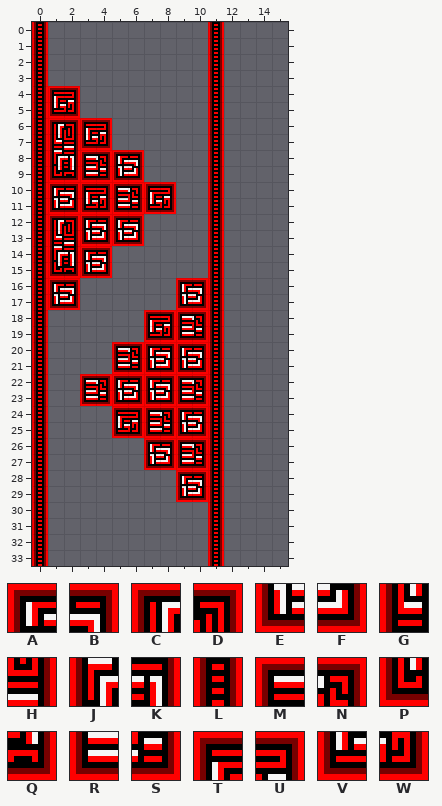
Tiled map, stored at tiled/tmx/red/red_medium_1.tmx. Above, as it was before the edit.
Cells are 8x8 px. Shown: x 0..15, y 0..33. The old version is drawn lined up with the new one.
Key: from "tiles_red": A 0, B 1, C 8, D 9, E 37, F 38, G 45, H 46, J 82, K 83, L 108, M 111, N 112, P 119, Q 120, R 148, S 149, T 222, U 223, V 259, W 260.
_ is an empty cell.
Layer "border" before, first column x 0:
 0 L__________L____
 1 L__________L____
 2 L__________L____
 3 L__________L____
 4 L__________L____
 5 L__________L____
 6 L__________L____
 7 L__________L____
 8 L__________L____
 9 L__________L____
10 L__________L____
11 L__________L____
12 L__________L____
13 L__________L____
14 L__________L____
15 L__________L____
16 L__________L____
17 L__________L____
18 L__________L____
19 L__________L____
20 L__________L____
21 L__________L____
22 L__________L____
23 L__________L____
24 L__________L____
25 L__________L____
26 L__________L____
27 L__________L____
28 L__________L____
29 L__________L____
30 L__________L____
31 L__________L____
32 L__________L____
33 L__________L____
Layer "Tile Layer 1" before, first column x 0:
 0 ________________
 1 ________________
 2 ________________
 3 ________________
 4 _TU_____________
 5 _VW_____________
 6 _CDTU___________
 7 _GHVW___________
 8 _JKMNAB_________
 9 _PQRSEF_________
10 _ABTUMNTU_______
11 _EFVWRSVW_______
12 _CDABAB_________
13 _GHEFEF_________
14 _JKAB___________
15 _PQEF___________
16 _AB______AB_____
17 _EF______EF_____
18 _______TUMN_____
19 _______VWRS_____
20 _____MNABAB_____
21 _____RSEFEF_____
22 ___MNABABMN_____
23 ___RSEFEFRS_____
24 _____TUMNAB_____
25 _____VWRSEF_____
26 _______ABMN_____
27 _______EFRS_____
28 _________AB_____
29 _________EF_____
30 ________________
31 ________________
32 ________________
33 ________________
The result:
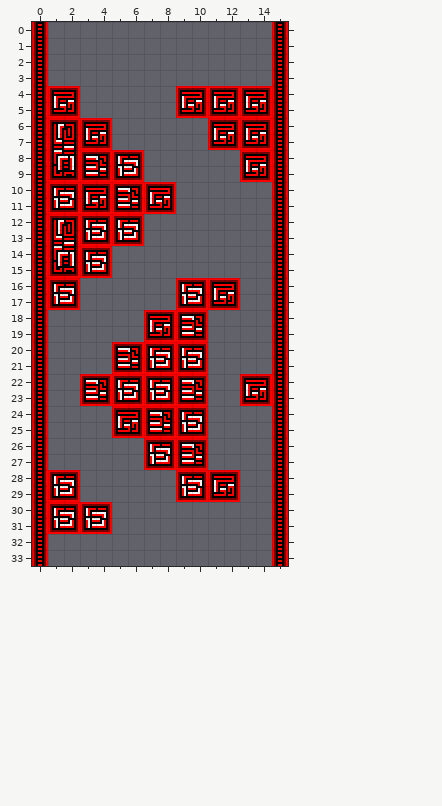
From the commit log: red segments overhaul - done!
From old to new:
map size 12x34 -> 16x34 cells
Layer "border":
The edit adds tile L in rows 0 to 33 at x 15.
The author cleared tile L in rows 0 to 33 at x 11.
Layer "Tile Layer 1":
The edit adds tile A in row 28 at x 1; in row 30 at x 1 and 3.
The edit adds tile B in row 28 at x 2; in row 30 at x 2 and 4.
The edit adds tile E in row 29 at x 1; in row 31 at x 1 and 3.
The edit adds tile F in row 29 at x 2; in row 31 at x 2 and 4.
The edit adds tile T in row 4 at x 9, 11 and 13; in row 6 at x 11 and 13; in row 8 at x 13; in row 16 at x 11; in row 22 at x 13; in row 28 at x 11.
The edit adds tile U in row 4 at x 10, 12 and 14; in row 6 at x 12 and 14; in row 8 at x 14; in row 16 at x 12; in row 22 at x 14; in row 28 at x 12.
The edit adds tile V in row 5 at x 9, 11 and 13; in row 7 at x 11 and 13; in row 9 at x 13; in row 17 at x 11; in row 23 at x 13; in row 29 at x 11.
The edit adds tile W in row 5 at x 10, 12 and 14; in row 7 at x 12 and 14; in row 9 at x 14; in row 17 at x 12; in row 23 at x 14; in row 29 at x 12.
